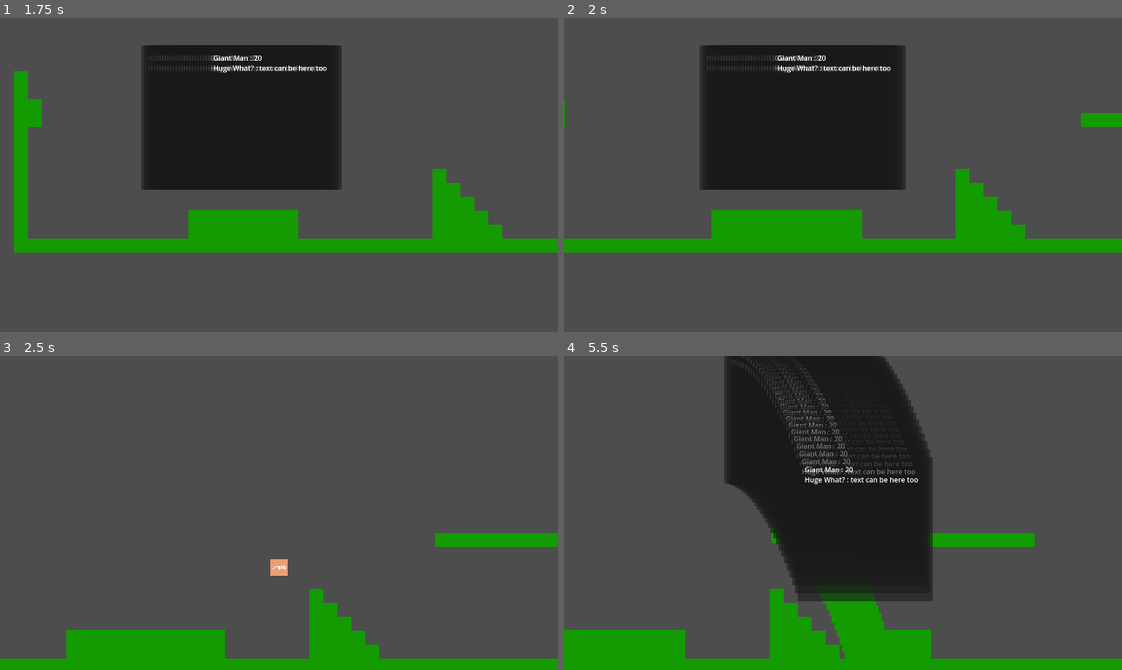
Above: before the commit, frames 1-4 (two rows, left to right).
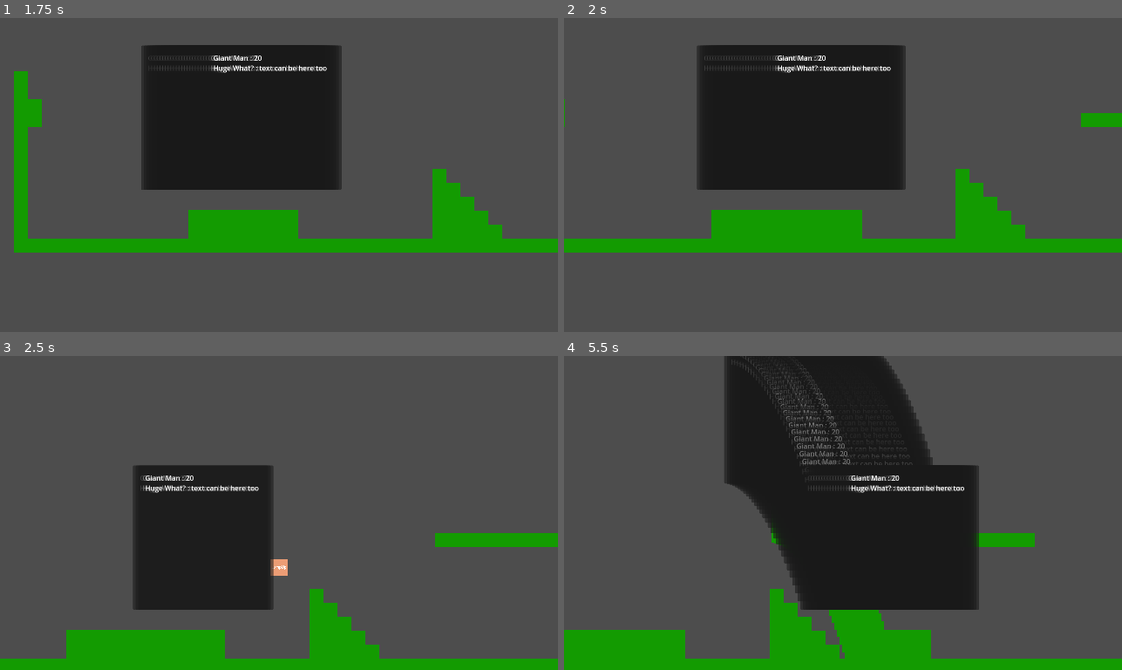
Above: after the commit, the same moments.

Repository: Pix-Hexate/SeniorDesign
Game: Godot game, scene res://Menus/main_menu.tscn
The game is run twice, just before and just after one commit, with the same random seed, the same clock (stepped at 60 frames per second) and the same inputs. The engine's default icon, where the game draws it, is replaced by a stand-in: a white triangle on a blue panel in a dark square.
Inputs (mouse positions are in pixels of both pictures, inside the frame that each line leads up to):
- Up to frame 1 (1.75 s): click "Play" at 0.5 s; tap Enter at 1.25 s; move the mouse to (401, 159) at 1.27 s; hold Right (RightKey) from 1.28 s (still down); hold V (AbilityFourKey) from 1.28 s (still down); tap Up (UpKey) at 1.52 s
- Up to frame 2 (2 s): keep holding Right (RightKey); keep holding V (AbilityFourKey)
- Up to frame 3 (2.5 s): keep holding Right (RightKey); move the mouse to (167, 528) at 2.02 s; release V (AbilityFourKey) at 2.03 s; tap Z (AbilityOneKey) at 2.1 s; tap Up (UpKey) at 2.27 s
- Up to frame 4 (5.5 s): move the mouse to (898, 443) at 2.77 s; release Right (RightKey) at 2.78 s; hold Left (LeftKey) 2.78-3.53 s; hold C (AbilityThreeKey) 2.78-3.53 s; move the mouse to (815, 575) at 3.52 s; hold Right (RightKey) 3.53-5.03 s; tap X (AbilityTwoKey) at 3.6 s; tap Up (UpKey) at 3.77, 4.52, 5.27 s; move the mouse to (1010, 560) at 4.27 s; hold V (AbilityFourKey) 4.28-5.03 s; move the mouse to (675, 465) at 5.02 s; hold Left (LeftKey) from 5.03 s (still down); tap Z (AbilityOneKey) at 5.1 s

Frame 1 is identical in both runs. In frame 2, 0.1% of the frame differs, in the area x 23-26%, y 8-55%; in frame 3, 11%, in the area x 23-50%, y 34-81%; in frame 4, 5.5%.

Commit message:
item object fix 2

Diff:
--- a/senior-design-project/Entities/Items/Item_Object.tscn
+++ b/senior-design-project/Entities/Items/Item_Object.tscn
@@ -48,11 +48,11 @@
 [node name="Player_Detection" type="Area2D" parent="."]
 position = Vector2(-1, 3)
 collision_layer = 0
-collision_mask = 512
+collision_mask = 2
 
 [node name="CollisionShape2D" type="CollisionShape2D" parent="Player_Detection"]
 shape = SubResource("RectangleShape2D_ji6ix")
 metadata/_edit_lock_ = true
 
-[connection signal="area_entered" from="Player_Detection" to="." method="Player_Enter"]
-[connection signal="area_exited" from="Player_Detection" to="." method="Player_Leave"]
+[connection signal="body_entered" from="Player_Detection" to="." method="Player_Entered"]
+[connection signal="body_exited" from="Player_Detection" to="." method="Player_Left"]
--- a/senior-design-project/Entities/Items/item_object.gd
+++ b/senior-design-project/Entities/Items/item_object.gd
@@ -20,10 +20,11 @@
 func _process(delta):
 	pass
 
-func Player_Enter(area):
-	if area.get_parent() is CharacterBaseScene:
-		$Panel.visible = true
 
-func Player_Leave(area):
-	if area.get_parent() is CharacterBaseScene:
-		$Panel.visible = false
+
+func Player_Entered(body):
+	$Panel.visible = true
+
+
+func Player_Left(body):
+	$Panel.visible = false
